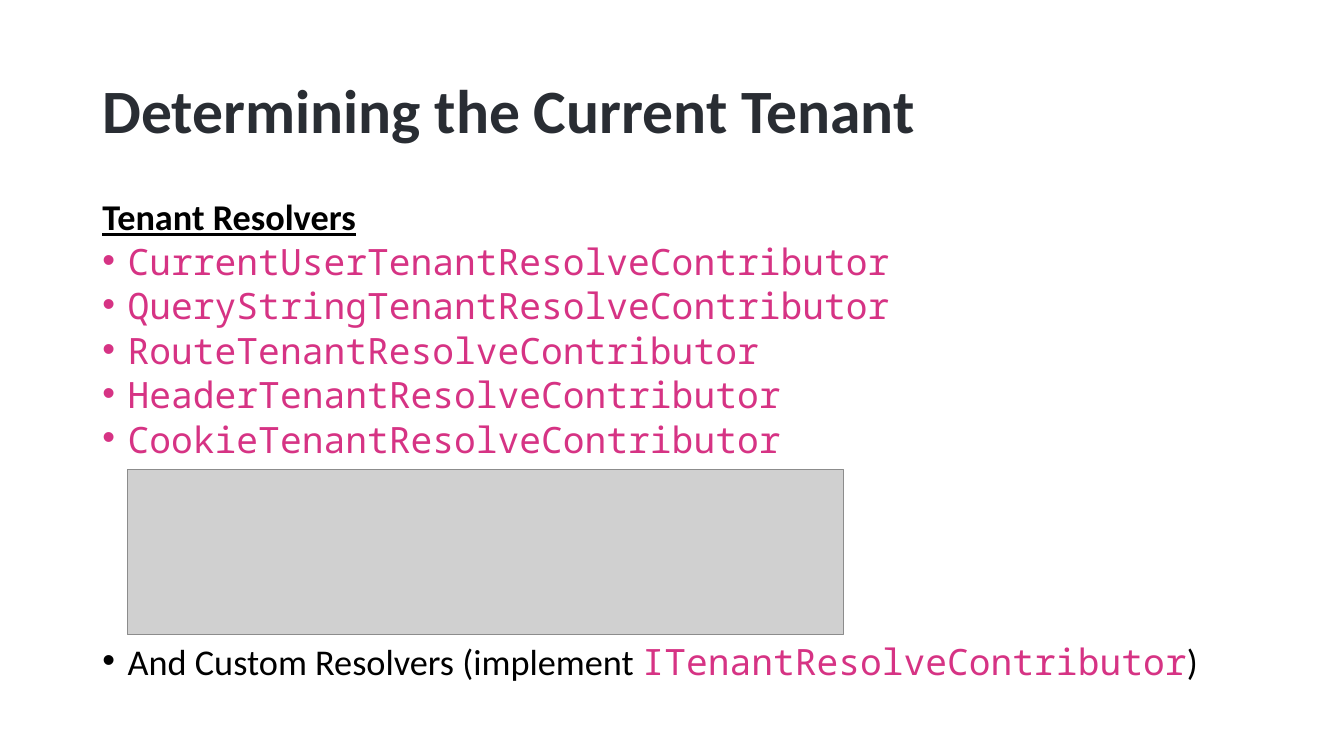
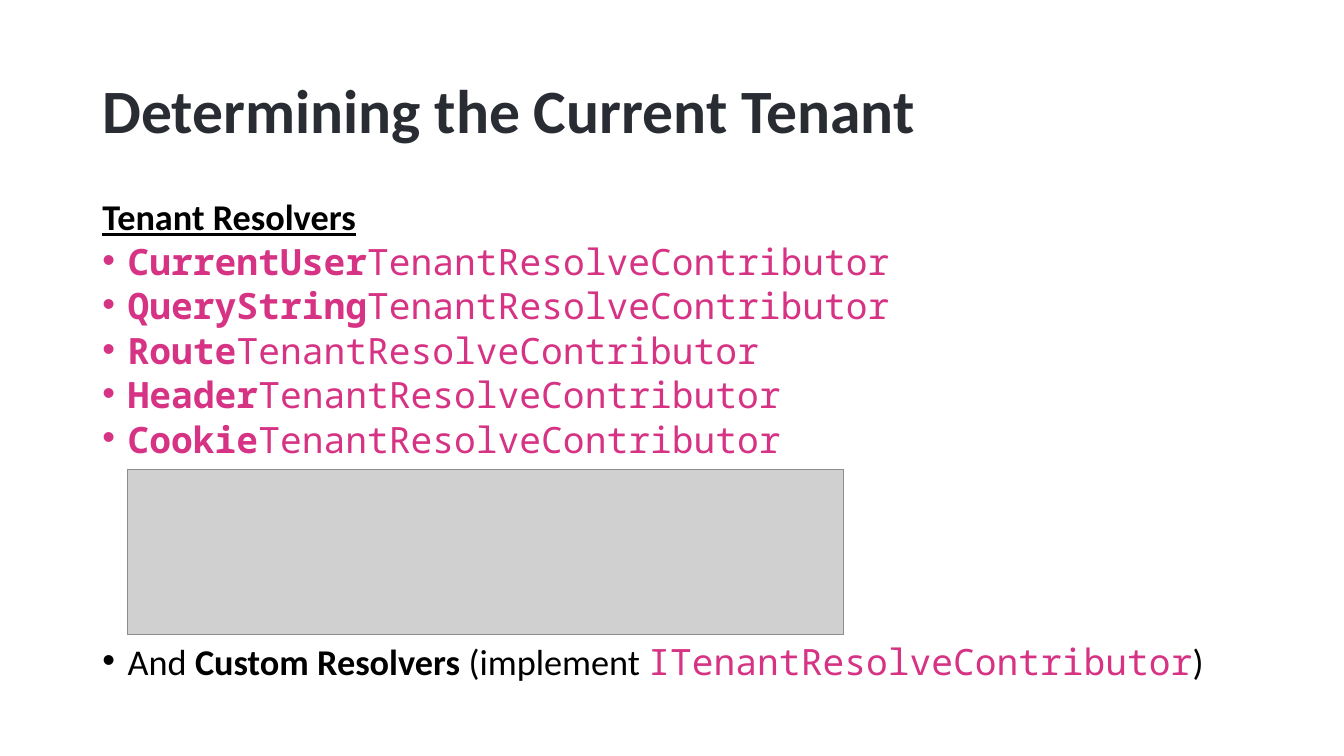
Before and after one commit to hikalkan/presentations, a slide deck: slide 14 of 2023-01-17 Dotnet Foundation Summit 2023/ABP Multi-Tenancy.pptx. Drawn at 1344x756 pixels with LibreOffice and Linux fonts; fonts in the diff are those of the drawing; grey boxes stand for pictures; background and template pictures are left out. Boxes give left, top, right and bottom in pixels: in the first picture for what was removed or moved away, otherwise in the second. Text is boxed around its words. In the diff, an @@ line names an element or a change of style, - is before the commit and + after.

```diff
--- a/2023-01-17 Dotnet Foundation Summit 2023/ABP Multi-Tenancy.pptx
+++ b/2023-01-17 Dotnet Foundation Summit 2023/ABP Multi-Tenancy.pptx
@@ text at (128,247,1203,681): bold on in "CurrentUserTenantResolveContributor", "QueryStringTenantResolveContributor", "RouteTenantResolveContributor", "HeaderTenantResolveContributor" and 2 more places @@
```
Also in this commit, not shown: 2 other slides changed.
